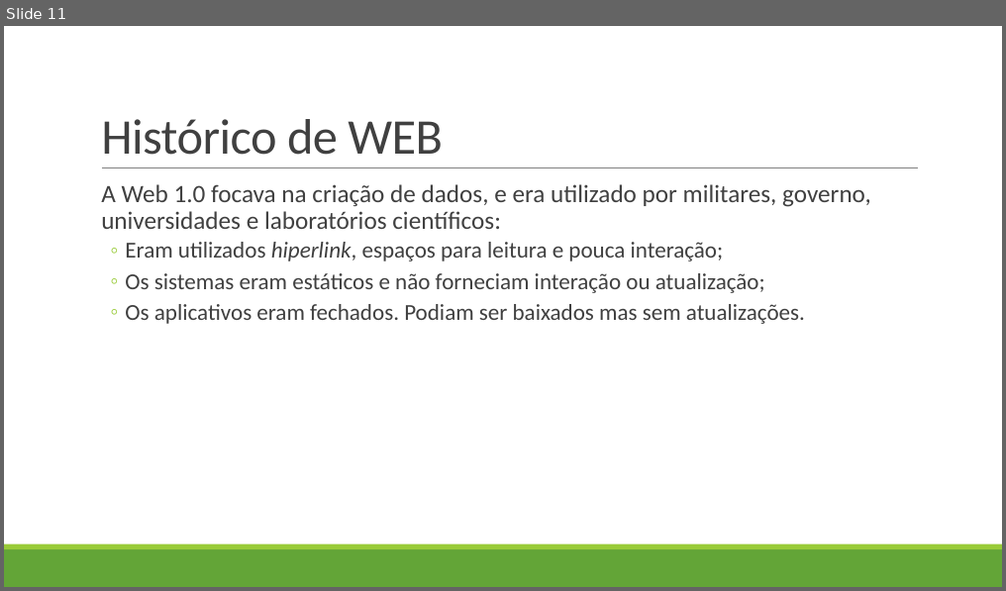
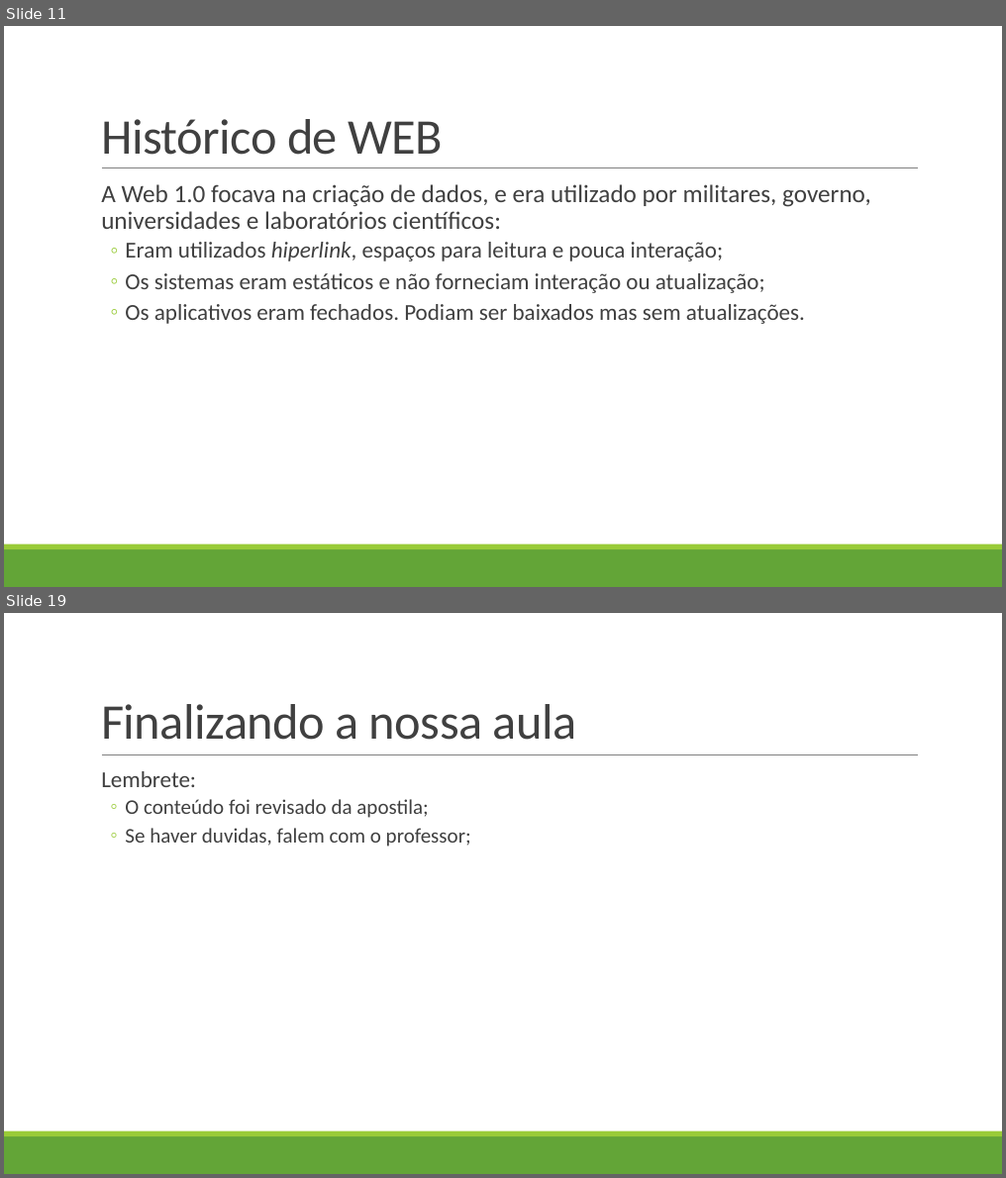
Before and after one commit to LucasHerculanoAmaro/Minhas-Aulas, a slide deck: Euripedes Simões de Paula/Gestão de Conteúdo WEB II/Aula 2/Web 2.0 e mídia social.pptx. Shown one above the other, each under a label of ours: slide 11 before the commit, slides 11 and 19 after it; the slides between them are not shown. The pictures are 1006x591 and 1006x1178 pixels, drawn with LibreOffice and Linux fonts; fonts in the diff are those of the drawing. Boxes give left, top, right and bottom in pixels: in the first picture for what was removed or moved away, otherwise in the second. Text is boxed around its words. In the diff, an @@ line names an element or a change of style, - is before the commit and + after.

Commit message:
Atualizando aula 2 de Gestão WEB II

```diff
--- a/Euripedes Simões de Paula/Gestão de Conteúdo WEB II/Aula 2/Web 2.0 e mídia social.pptx
+++ b/Euripedes Simões de Paula/Gestão de Conteúdo WEB II/Aula 2/Web 2.0 e mídia social.pptx
@@ slide 19 added at (4, 613, 1002, 1174), background #FFFFFF; not listed: 3 template elements that a slide beside it also shows @@
@@ title added at (101, 704, 577, 740), 48 pt, text #404040 @@
+Finalizando a nossa aula
@@ text added at (101, 771, 471, 847), 20 pt, text #404040 @@
+  Lembrete:
+  ◦ O conteúdo foi revisado da apostila;
+  ◦ Se haver duvidas, falem com o professor;
```
Also in this commit, not shown: 1 slide changed, 6 other slides added, 1 other file.
